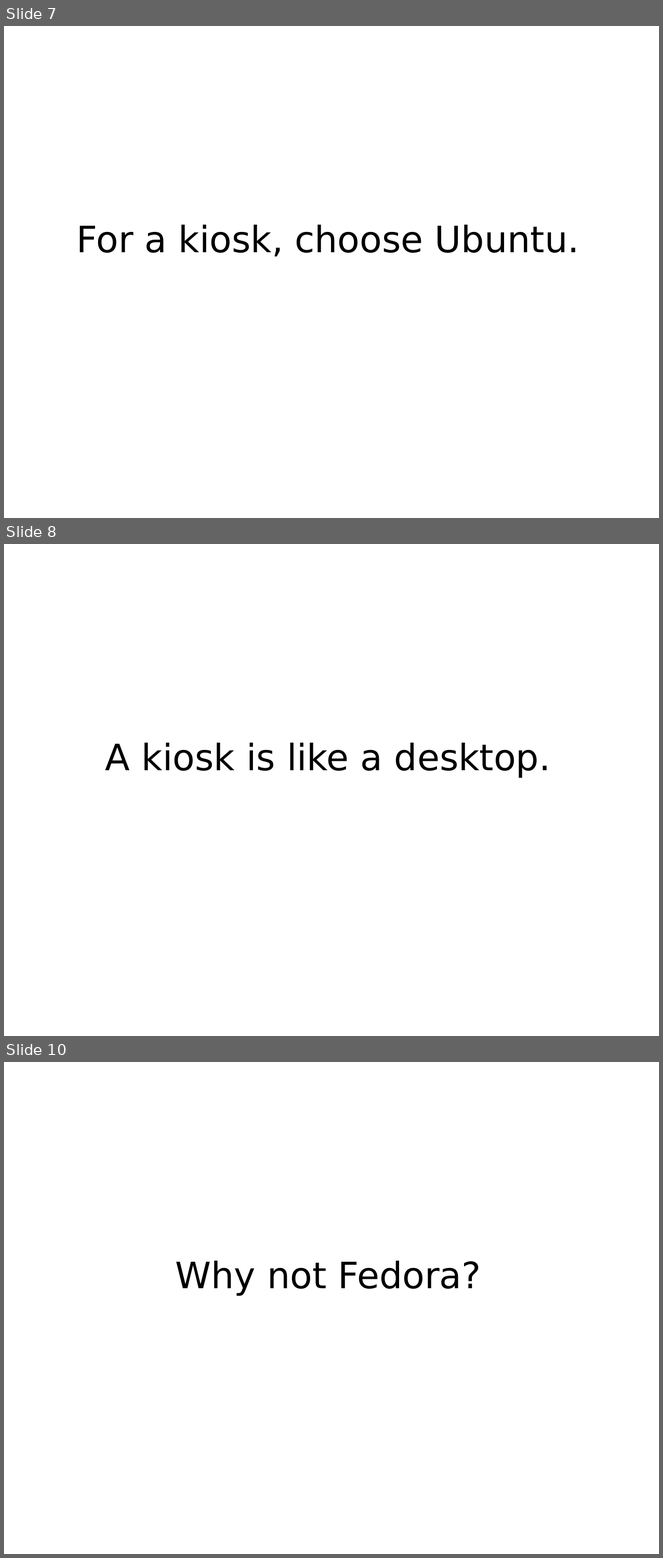
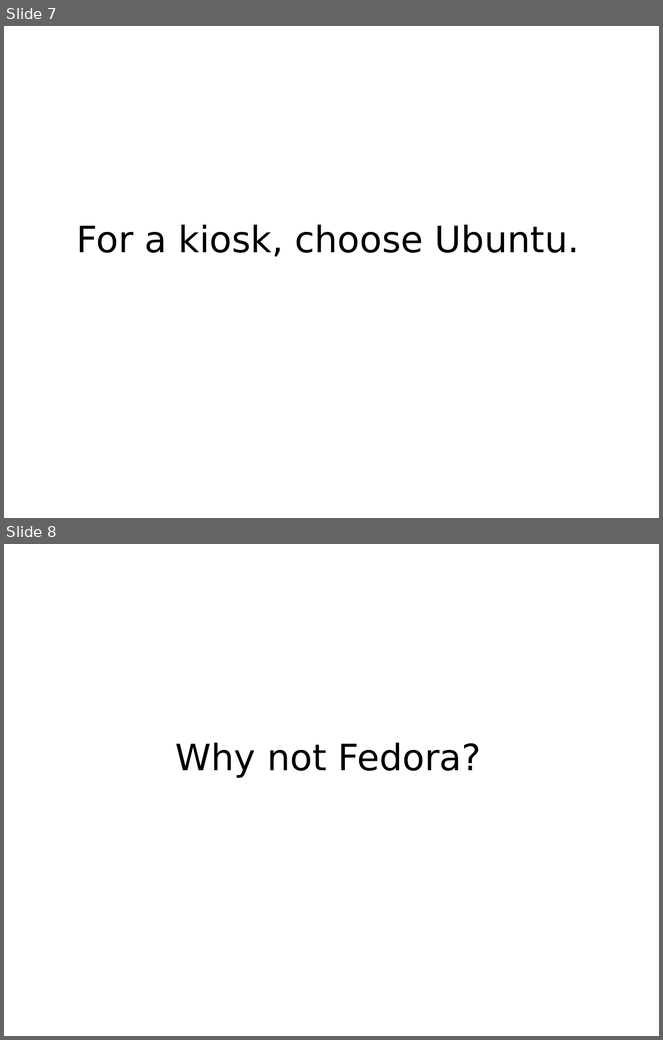
Before and after one commit to mkohler/embedded_python_presentation, a slide deck: embedded_python.odp. Shown one above the other, each under a label of ours: slides 7, 8 and 10 before the commit, slides 7 and 8 after it; the slides between them are not shown. The pictures are 663x1558 and 663x1040 pixels, drawn with LibreOffice and Linux fonts; fonts in the diff are those of the drawing. Boxes give left, top, right and bottom in pixels: in the first picture for what was removed or moved away, otherwise in the second. Text is boxed around its words. In the diff, an @@ line names an element or a change of style, - is before the commit and + after.

```diff
--- a/embedded_python.odp
+++ b/embedded_python.odp
@@ slide 8 removed at <box>4,544,659,1036</box>, background #FFFFFF @@
@@ title removed at <box>105,743,551,777</box> @@
-A kiosk is like a desktop.
@@ what was slide 10 is now slide 8 @@
```
Also in this commit, not shown: 1 slide changed, 9 slides added, 5 other slides removed.
